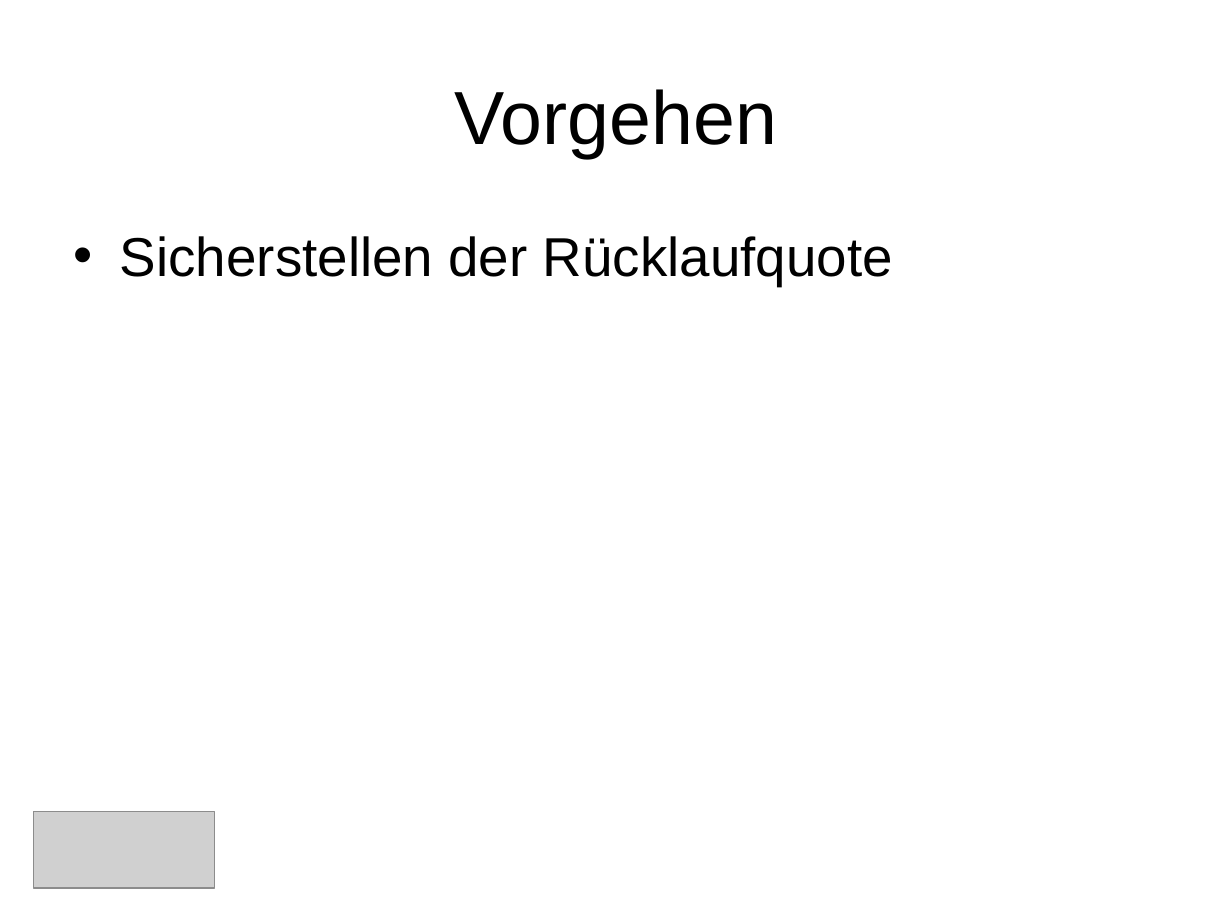
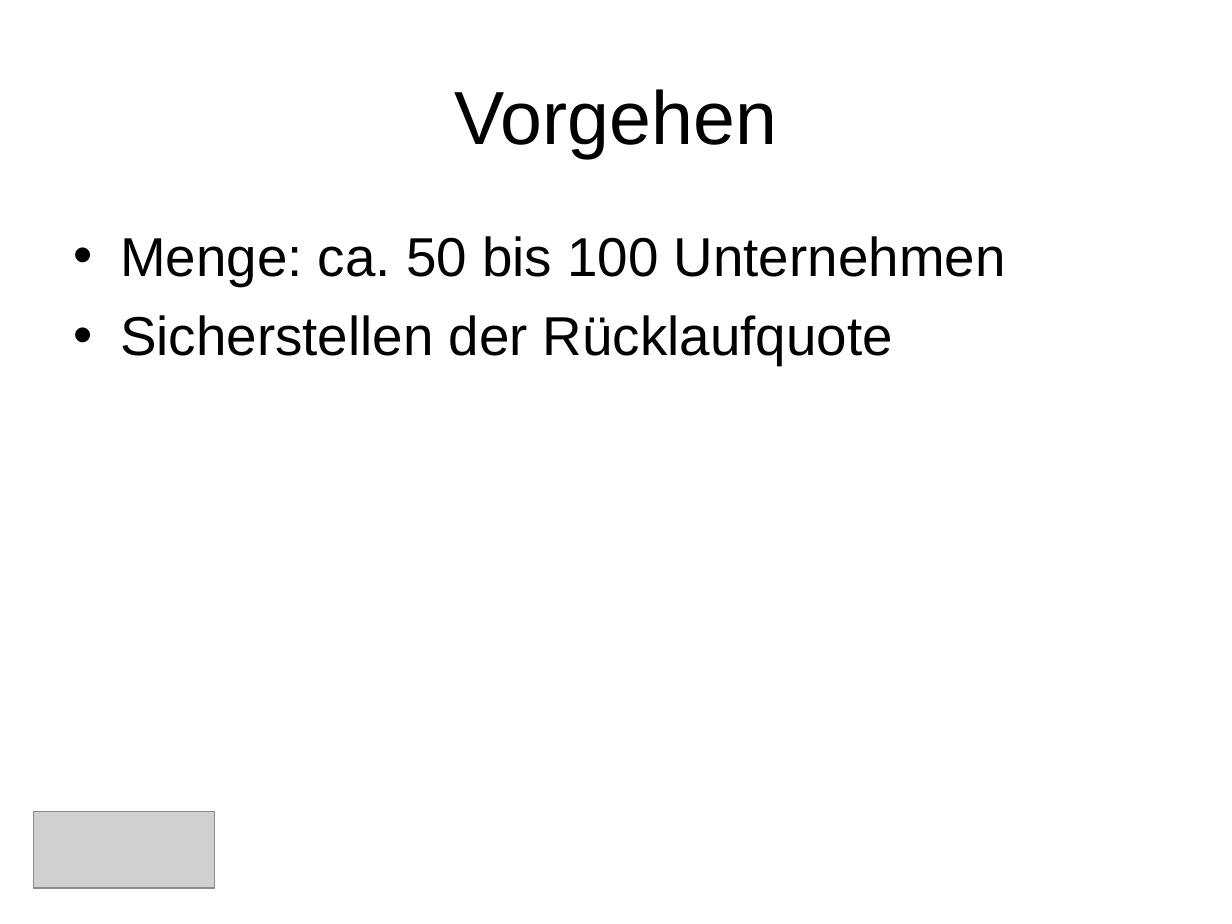
Before and after one commit to saw303/masterstudy, a slide deck: slide 10 of disposition/Präsentation.ppt. Drawn at 1232x924 pixels with LibreOffice and Linux fonts; fonts in the diff are those of the drawing; grey boxes stand for pictures. Boxes give left, top, right and bottom in pixels: in the first picture for what was removed or moved away, otherwise in the second. Text is boxed around its words. In the diff, an @@ line names an element or a change of style, - is before the commit and + after.

```diff
--- a/disposition/Präsentation.ppt
+++ b/disposition/Präsentation.ppt
@@ text at [120, 236, 1006, 286]: paragraph added @@
+• Menge: ca. 50 bis 100 Unternehmen
```
Also in this commit, not shown: 1 other slide changed, 1 slide added, 1 slide removed, 1 other file.
